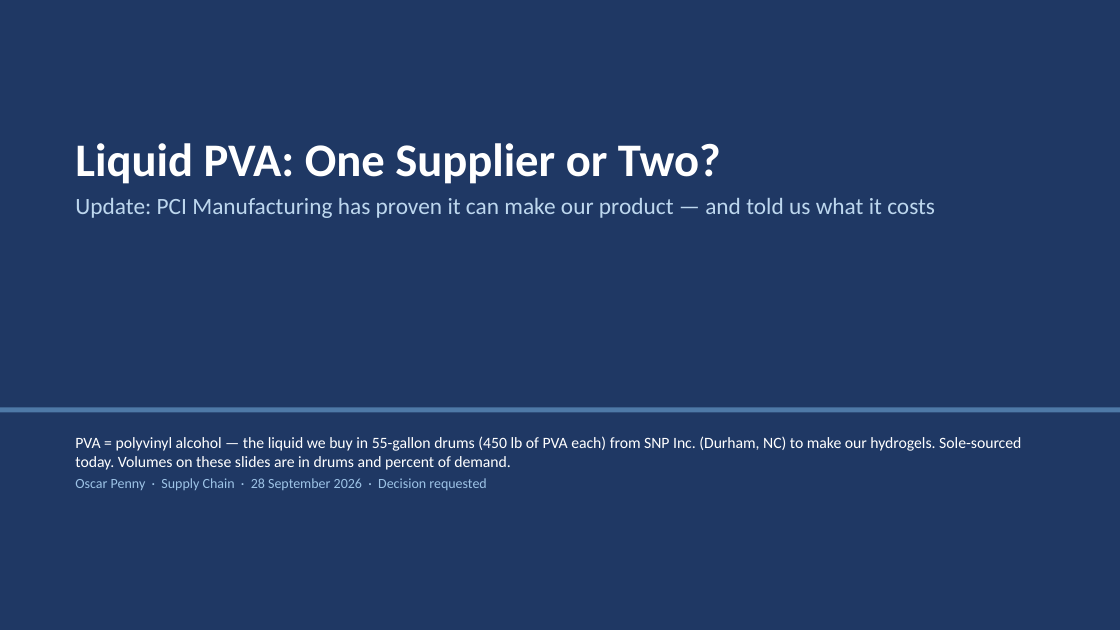
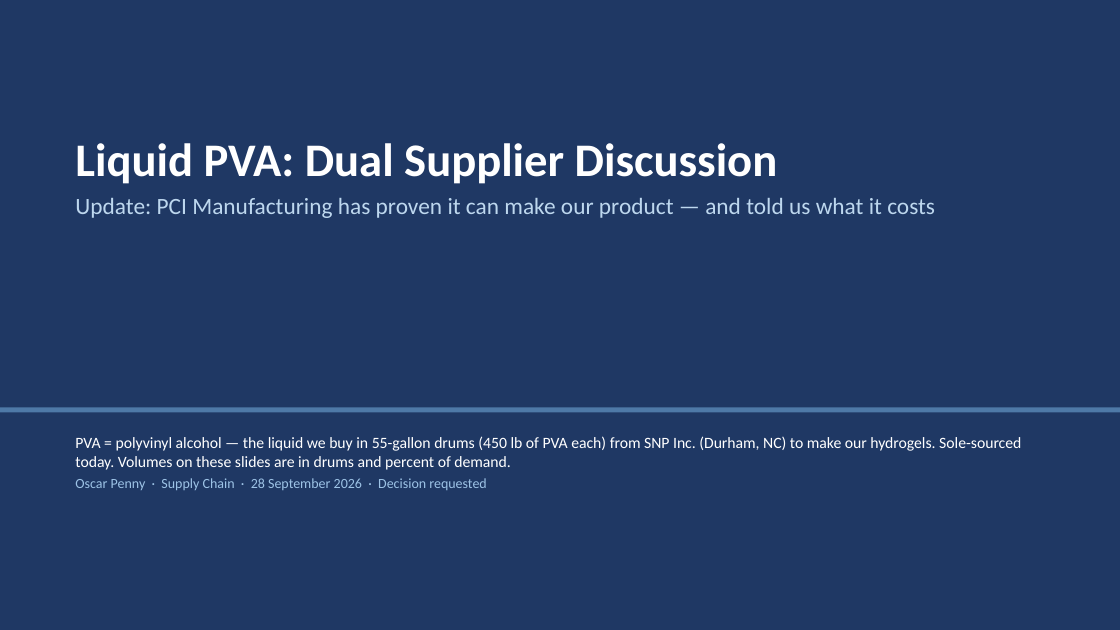
Before and after one commit to naviero1/Claude-Works, a slide deck: slide 1 of PVA second supplier initiative/PVA_Second_Supplier_Leadership_Deck.pptx. Drawn at 1120x630 pixels with LibreOffice and Linux fonts; fonts in the diff are those of the drawing. Boxes give left, top, right and bottom in pixels: in the first picture for what was removed or moved away, otherwise in the second. Text is boxed around its words. In the diff, an @@ line names an element or a change of style, - is before the commit and + after.

```diff
--- a/PVA second supplier initiative/PVA_Second_Supplier_Leadership_Deck.pptx
+++ b/PVA second supplier initiative/PVA_Second_Supplier_Leadership_Deck.pptx
@@ text at bbox=[75, 143, 778, 184]: text changed @@
-Liquid PVA: One Supplier or Two?
+Liquid PVA: Dual Supplier Discussion
```
Also in this commit, not shown: 5 other slides changed, 3 other files.
